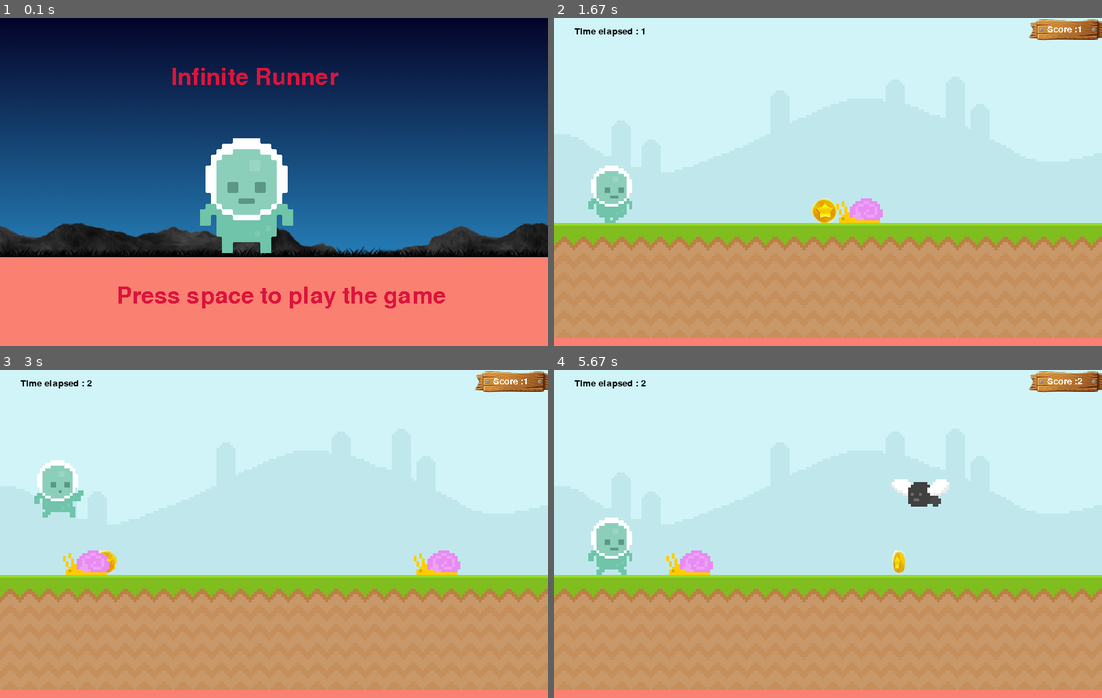
Above: before the commit, frames 1-4 (two rows, left to right).
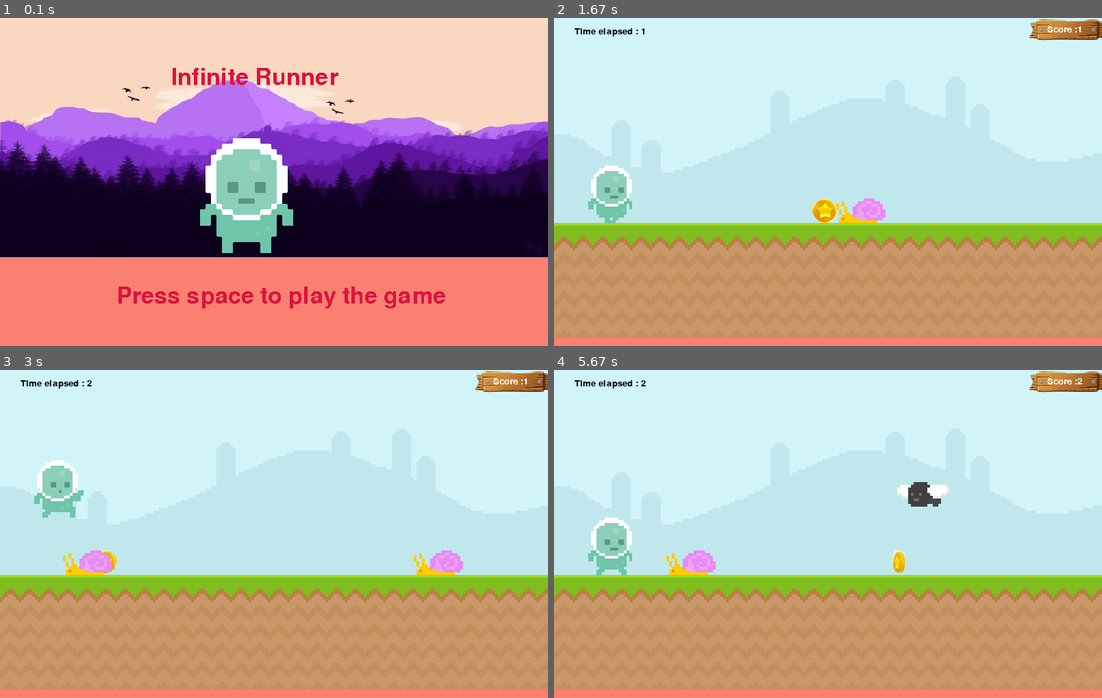
Above: after the commit, the same moments.

Repository: Biancaa-R/Pygame-Infinite-Runner
Game: pygame game, started from Pygame infinite runner/main.py
Two runs of this game, one before a commit and one after it. Both use one fixed random seed, a clock stepped at 60 frames per second and the inputs below.
Inputs (mouse positions are in pixels of both pictures, inside the frame that each line leads up to):
- Up to frame 1 (0.1 s): no input
- Up to frame 2 (1.67 s): tap Space at 0.33, 0.67 s; hold Up 1-1.47 s
- Up to frame 3 (3 s): hold Up 2.63-2.93 s
- Up to frame 4 (5.67 s): tap Space at 3.3, 3.7, 4.5, 5.17 s; hold Up 3.63-4 s; hold Up 4.43-4.73 s; hold Up 5.1-5.47 s; press the mouse at (652, 543) at 5.53 s; move the mouse to (789, 589) at 5.63 s

The runs differ from the first frame. In frame 1, 67% of the frame differs, in the area x 0-100%, y 0-73%; in frame 2, 0.2%; in frame 3, 0.4%; in frame 4, 0.3%.

Commit message:
Add files via upload

Diff:
--- a/Pygame infinite runner/main.py
+++ b/Pygame infinite runner/main.py
@@ -54,9 +54,16 @@
 def coin_animation():
     global coin_surface,coin_index
     coin_index+=0.1
-    if coin_index>len(coin_spin):
+    if coin_index>=len(coin_spin):
         coin_index=0
     coin_surface=coin_spin[int(coin_index)]
+
+def primary_snail_animation():
+    global snail_surface,snail_index
+    snail_index+=0.1
+    if snail_index>=len(snail):
+        snail_index=0
+    snail_surface=snail[int(snail_index)]
 
 pygame.init()
 screen=pygame.display.set_mode((800,480))#pygame.RESIZABLE)#creating a display surface
@@ -75,12 +82,30 @@
 score=0
 gravity=0
 game_running=False
+global game_level
+game_level=0
 
 
 #objects
+
+sky1=pygame.image.load("graphics/Sky.png")
+sky2=pygame.image.load("graphics/Sky1.jpg")
+sky3=pygame.image.load("graphics/Sky2.png")
+sky4=pygame.image.load("graphics/Sky3.jpg")
+sky5=pygame.image.load("graphics/Sky4.jpg")
+sky6=pygame.image.load("graphics/Sky5.png")
+sky7=pygame.image.load("graphics/Sky6.jpg")
+sky8=pygame.image.load("graphics/Sky7.jpg")
+sky9=pygame.image.load("graphics/Sky8.jpg")
+sky10=pygame.image.load("graphics/Sky9.png")
+sky11=pygame.image.load("graphics/Sky11.jpg")
+sky12=pygame.image.load("graphics/Sky12.jpg")
+sky13=pygame.image.load("graphics/Sky13.jpg")
+sky=[sky1,sky2,sky3,sky4,sky5,sky6,sky7,sky8,sky9,sky10,sky11,sky12,sky13]
+if game_level>12:
+    game_level=0
 bg_surface=pygame.Surface((800,300))
-bg_surface=pygame.image.load("graphics/Sky.png")
-
+bg_surface=sky[game_level]
 ground_surface=pygame.Surface((800,200))
 ground_surface=pygame.image.load("graphics/ground.png")
 
@@ -101,17 +126,25 @@
 
 #characters
 player_index=0
-player_walk_1=pygame.image.load("graphics/player_walk_1.png")
-player_walk_2=pygame.image.load("graphics/player_walk_2.png")
-player_jump=pygame.image.load("graphics/jump.png")
+player_walk_1=pygame.image.load("graphics/player_walk_1.png").convert_alpha()
+player_walk_2=pygame.image.load("graphics/player_walk_2.png").convert_alpha()
+player_jump=pygame.image.load("graphics/jump.png").convert_alpha()
 player_walk=[player_walk_1,player_walk_2]
 player_surface=player_walk[player_index]
 player_rect=player_surface.get_rect(bottomleft=(50,300))
 
-snail_surface=pygame.image.load("graphics/snail1.png")
+snail_index=0
+snail1=pygame.image.load("graphics/snail1.png").convert_alpha()
+snail2=pygame.image.load("graphics/snail2.png").convert_alpha()
+snail=[snail1,snail2]
+snail_surface=snail[snail_index]
 snail_rect=snail_surface.get_rect(midbottom=(770,300))
 
-fly_surface=pygame.image.load("graphics/Fly1.png")
+fly_index=0
+fly1=pygame.image.load("graphics/Fly1.png").convert_alpha()
+fly2=pygame.image.load("graphics/Fly2.png").convert_alpha()
+fly=[fly1,fly2]
+fly_surface=fly[fly_index]
 
 player_stand=pygame.image.load("graphics/player_stand.png")
 player_stand=pygame.transform.scale2x(player_stand) #Transforming the player_surf
@@ -119,6 +152,9 @@
 
 obstracle_timer=pygame.USEREVENT+1
 pygame.time.set_timer(obstracle_timer,1800)
+
+snail_animation_timer=pygame.USEREVENT+2
+pygame.time.set_timer(snail_animation_timer,200)
 
 #Game over
 #game_font=pygame.font.Font(None,50)
@@ -142,6 +178,18 @@
                 if choice in ["fly",]:
                     obstracle_rect_list.append(fly_surface.get_rect(midbottom=(position,200)))
 
+            if event.type==snail_animation_timer:
+                for obstracle in obstracle_rect_list:
+                    if obstracle.bottom==300:
+                        snail_index+=0.3
+                        if snail_index>=len(snail):
+                            snail_index=0
+                        snail_surface=snail[int(snail_index)]
+                    else:
+                        fly_index+=0.3
+                        if fly_index>=len(fly):
+                            fly_index=0
+                        fly_surface=fly[int(fly_index)]
             if event.type==pygame.KEYDOWN and player_rect.colliderect(snail_rect)==False:
                 if event.key==pygame.K_UP and player_rect.bottom>=100:
                     gravity = -15
@@ -156,6 +204,8 @@
                     game_running=True
                     obstracle_rect_list=[]
                     snail_rect.right=800
+                    if score>=3:
+                        game_level+=1
                     score=0
                     starting_time=pygame.time.get_ticks()//1000
 
@@ -176,6 +226,12 @@
         display_time()
         player_animation()
         coin_animation()
+        primary_snail_animation()
+
+        if game_level>12:
+            game_level=0
+        bg_surface=sky[game_level]
+
         #gravity mechanism:
         gravity+=1
         player_rect.y+=gravity
@@ -231,7 +287,7 @@
         #To account for the delay in game loading (rarely)
 
         screen.fill("salmon")
-        bsurface=pygame.image.load("graphics/Sky9.png")
+        bsurface=pygame.image.load("graphics/Sky10.jpg")
         bsurface=pygame.transform.scale(bsurface,(800,350))
         screen.blit(bsurface,(0,0))
         screen.blit(player_stand,playerstand_rect)
@@ -242,9 +298,6 @@
 
         game_name=game_font.render("Infinite Runner",False,"Crimson")
         screen.blit(game_name,(250,70))
-
-
-
 
     pygame.display.update()#for updating the initial display surface
     clock.tick(60)#The while true loop should not run faster than 60 times a sec
